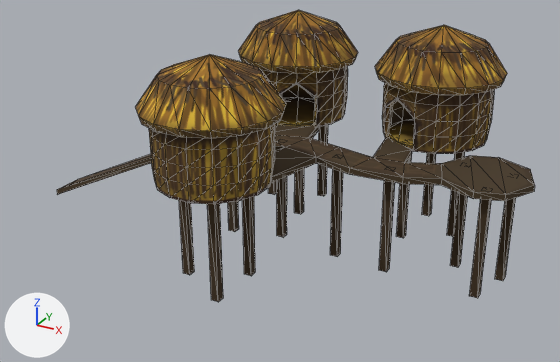
Renders of the glTF model sources/Bungalo.gltf from each side of a commit.
Before and after are seen from a 50 mm camera at (7.03, -13.53, 6.78) aimed at (-0.37, -0.07, 0.06). Lighting does not change. The marker at lower left points along +X, +Y and +Z. Mesh edges are drawn as thin lines. Where no turn or scale is listed for an object, it has been applied to the vertices. Vertices at the same position are counted once.

Names of what the first picture shows: 'A_Bungalo'.
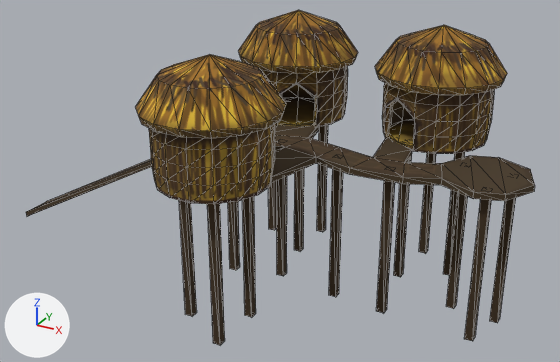
The newer file is also rescaled (x0.572), turned or shifted as a whole; pictures and numbers use the older file's frame.

Where the change shows, as pixel boxes (x1, y1, x2, y2) in the pictures (560 x 362 px; the box of a moved part takes in the faces that stretch with it):
```json
{"object": "A_Bungalo", "change": "reshaped", "before": [57, 10, 535, 302], "after": [26, 10, 535, 345], "on screen": "6% wider, 15% taller"}
{"part": 1, "of": "me_cylinder_008", "change": "moved or reshaped", "before": [179, 152, 516, 302], "after": [179, 152, 516, 345]}
{"part": 2, "of": "me_cylinder_008", "change": "moved or reshaped", "before": [268, 125, 328, 214], "after": [268, 125, 328, 251]}
{"part": 3, "of": "me_cylinder_008", "change": "moved or reshaped", "before": [57, 154, 151, 195], "after": [26, 159, 152, 216]}
```

Scene script edits in JSON lines:
```json
{"block": "me_cylinder_008", "where": "# used by ob_a_bungalo; location = (0.0, 0.0, 0.0)"}
{"block": "me_cylinder_008", "where": "# before: 766 (-6.33, -0.76, -1.18) at pixel (56, 189), 767 (-6.33, -0.76, -1.31) at pixel (57, 194), 768 (-6.33, 0.0, -1.31), 769 (-6.33, 0.0, -1.18) at pixel (77, 179)"}
{"op": "remove", "block": "me_cylinder_008", "code": "me_cylinder_008.from_pydata(...)  # 946 vertices, 1812 faces; spans x -6.33..4.86, y -3.8..3.11, z -1.31..3.37"}
{"op": "add", "block": "me_cylinder_008", "code": "me_cylinder_008.from_pydata(...)  # 946 vertices, 1812 faces; spans x -7.53..4.86, y -3.8..3.11, z -2.21..3.37"}
{"block": "me_cylinder_008", "change": "me_cylinder_008 part 1: 52 of the vertices in x -1.44..4.49, y -3.1..2.5, z -1.21 are moved by (0.0, 0.0, -0.99)"}
{"block": "me_cylinder_008", "change": "me_cylinder_008 part 2: all 12 vertices in x -1.64..-0.37, y 0.99..2.32, z -1.21 are moved by (0.0, 0.0, -0.99)"}
{"block": "me_cylinder_008", "change": "me_cylinder_008 part 3"}
{"op": "add", "block": "me_cylinder_008", "code": "for i in [*range(766, 770)]: me_cylinder_008.vertices[i].co += Vector((-1.2, 0.0, -0.89))"}
```
